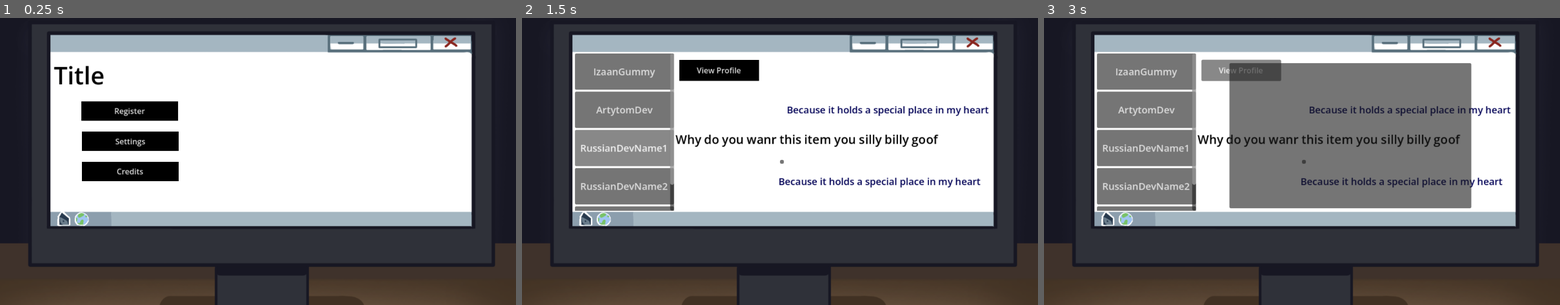
Above: before the commit, frames 1-3 (left to right).
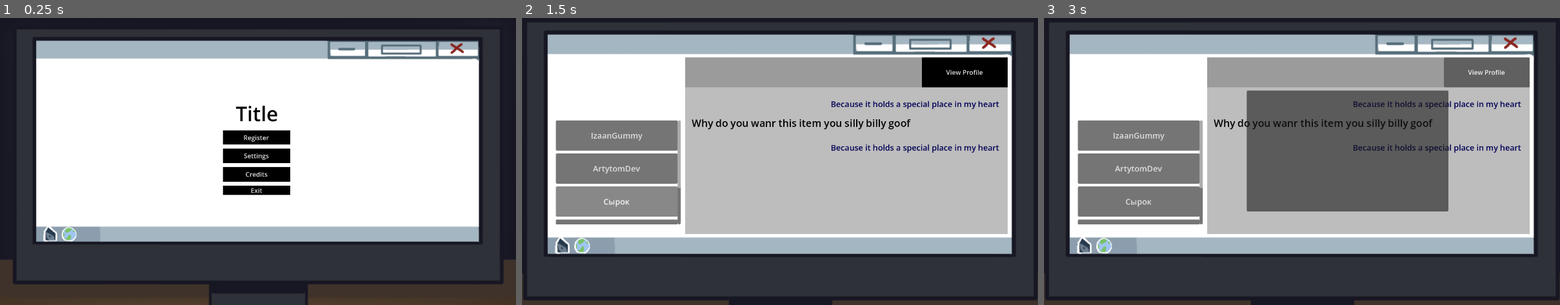
Above: after the commit, the same moments.

Repository: ArtyomDevGames/Brackeys_GJ
Game: Godot game, scene res://Scenes/GameController.tscn
The game is run twice, just before and just after one commit, with the same random seed, the same clock (stepped at 60 frames per second) and the same inputs.
Inputs (mouse positions are in pixels of both pictures, inside the frame that each line leads up to):
- Up to frame 1 (0.25 s): no input
- Up to frame 2 (1.5 s): click "Register" at 0.5 s; click "RussianDevName1" (after the commit: "Сырок") at 1.25 s
- Up to frame 3 (3 s): click (1302, 161) at 2.02 s; click "View Profile" at 2.75 s

The runs differ from the first frame. In frame 1, 32% of the frame differs, in the area x 0-100%, y 2-100%; in frame 2, 71%, in the area x 0-100%, y 1-100%; in frame 3, 69%.

Commit message:
small UI changes

Diff:
--- a/BrackeysGJ/Scenes/Game.tscn
+++ b/BrackeysGJ/Scenes/Game.tscn
@@ -24,23 +24,32 @@
 
 [node name="Node2D" type="Node2D" unique_id=511173139]
 
+[node name="Tv" type="Sprite2D" parent="." unique_id=1286693422]
+position = Vector2(631, 404.5)
+scale = Vector2(1.3222221, 1.3763888)
+texture = ExtResource("1_iukft")
+
 [node name="ScrollContainer" type="ScrollContainer" parent="." unique_id=2110517705]
 z_index = 1
 custom_minimum_size = Vector2(100, 100)
-offset_left = -424.0
-offset_top = -220.0
-offset_right = -219.0
-offset_bottom = 105.0
+offset_left = 84.0
+offset_top = 262.0
+offset_right = 394.0
+offset_bottom = 520.0
 theme = SubResource("Theme_kldst")
 tile_scroll_hint = true
+metadata/_edit_group_ = true
 
 [node name="VBoxContainer" type="VBoxContainer" parent="ScrollContainer" unique_id=527703607]
 custom_minimum_size = Vector2(205, 325)
 layout_mode = 2
+size_flags_horizontal = 3
+theme_override_constants/separation = 7
 
 [node name="ChatButton" type="Button" parent="ScrollContainer/VBoxContainer" unique_id=74183547]
 custom_minimum_size = Vector2(190, 75)
 layout_mode = 2
+size_flags_vertical = 3
 theme_override_font_sizes/font_size = 20
 text = "IzaanGummy"
 script = ExtResource("1_gl6un")
@@ -49,6 +58,7 @@
 [node name="ChatButton2" type="Button" parent="ScrollContainer/VBoxContainer" unique_id=1432967431]
 custom_minimum_size = Vector2(190, 75)
 layout_mode = 2
+size_flags_vertical = 3
 theme_override_font_sizes/font_size = 20
 text = "ArtytomDev"
 script = ExtResource("1_gl6un")
@@ -57,14 +67,16 @@
 [node name="ChatButton3" type="Button" parent="ScrollContainer/VBoxContainer" unique_id=1418051438]
 custom_minimum_size = Vector2(190, 75)
 layout_mode = 2
+size_flags_vertical = 3
 theme_override_font_sizes/font_size = 20
-text = "RussianDevName1"
+text = "Сырок"
 script = ExtResource("1_gl6un")
 metadata/_custom_type_script = "uid://creufwa7kwovd"
 
 [node name="ChatButton4" type="Button" parent="ScrollContainer/VBoxContainer" unique_id=2110943503]
 custom_minimum_size = Vector2(190, 75)
 layout_mode = 2
+size_flags_vertical = 3
 theme_override_font_sizes/font_size = 20
 text = "RussianDevName2"
 script = ExtResource("1_gl6un")
@@ -73,33 +85,44 @@
 [node name="ChatButton5" type="Button" parent="ScrollContainer/VBoxContainer" unique_id=1798381135]
 custom_minimum_size = Vector2(190, 75)
 layout_mode = 2
+size_flags_vertical = 3
 theme_override_font_sizes/font_size = 20
 text = "ButterCpMagicFairy"
 script = ExtResource("1_gl6un")
 metadata/_custom_type_script = "uid://creufwa7kwovd"
 
-[node name="Tv" type="Sprite2D" parent="." unique_id=2006911593]
-texture = ExtResource("1_iukft")
-
-[node name="Sprite2D" type="Sprite2D" parent="Tv" unique_id=1442165323]
-
 [node name="Chat" type="Control" parent="." unique_id=552508169]
 layout_mode = 3
 anchors_preset = 0
+offset_left = 653.0
+offset_top = 388.0
+offset_right = 653.0
+offset_bottom = 388.0
 script = ExtResource("3_j5yw3")
 
-[node name="Profile" type="Button" parent="Chat" unique_id=870379780]
+[node name="ColorRect2" type="ColorRect" parent="Chat" unique_id=278071537]
 layout_mode = 0
-offset_right = 8.0
-offset_bottom = 8.0
+offset_left = -248.0
+offset_top = -227.0
+offset_right = 552.0
+offset_bottom = 156.0
+color = Color(0.74138474, 0.7413847, 0.74138457, 1)
+
+[node name="ColorRect" type="ColorRect" parent="Chat" unique_id=947163552]
+layout_mode = 0
+offset_left = -248.0
+offset_top = -282.0
+offset_right = 552.0
+offset_bottom = -208.0
+color = Color(0.6066255, 0.6066259, 0.6066258, 1)
 
 [node name="Response2" type="Label" parent="Chat" unique_id=1073725296]
 custom_maximum_size = Vector2(606, 93)
 layout_mode = 0
-offset_left = -186.0
-offset_top = 30.0
-offset_right = 420.0
-offset_bottom = 123.0
+offset_left = -70.0
+offset_top = -73.0
+offset_right = 536.0
+offset_bottom = 20.0
 theme_override_styles/normal = SubResource("StyleBoxFlat_c1wol")
 text = "Because it holds a special place in my heart "
 label_settings = SubResource("LabelSettings_gl6un")
@@ -109,10 +132,10 @@
 [node name="Question" type="Label" parent="Chat" unique_id=1708546756]
 custom_maximum_size = Vector2(634, 634)
 layout_mode = 0
-offset_left = -216.0
-offset_top = -60.0
-offset_right = 418.0
-offset_bottom = 33.0
+offset_left = -232.0
+offset_top = -137.0
+offset_right = 402.0
+offset_bottom = -44.0
 theme_override_styles/normal = SubResource("StyleBoxFlat_c1wol")
 text = "Why do you wanr this item you silly billy goof"
 label_settings = SubResource("LabelSettings_a5uwv")
@@ -121,10 +144,10 @@
 [node name="Response" type="Label" parent="Chat" unique_id=2031616031]
 custom_maximum_size = Vector2(606, 93)
 layout_mode = 0
-offset_left = -169.0
-offset_top = -118.0
-offset_right = 437.0
-offset_bottom = -25.0
+offset_left = -70.0
+offset_top = -181.0
+offset_right = 536.0
+offset_bottom = -88.0
 theme_override_styles/normal = SubResource("StyleBoxFlat_c1wol")
 text = "Because it holds a special place in my heart "
 label_settings = SubResource("LabelSettings_gl6un")
@@ -133,10 +156,10 @@
 
 [node name="Button" type="Button" parent="Chat" unique_id=1505871278 node_paths=PackedStringArray("ProfileParent")]
 layout_mode = 0
-offset_left = -208.0
-offset_top = -207.0
-offset_right = -43.0
-offset_bottom = -163.0
+offset_left = 339.0
+offset_top = -282.0
+offset_right = 552.0
+offset_bottom = -208.0
 theme_override_styles/normal = SubResource("StyleBoxFlat_gl6un")
 text = "View Profile"
 script = ExtResource("4_b2bpf")
--- a/BrackeysGJ/Scenes/GameController.tscn
+++ b/BrackeysGJ/Scenes/GameController.tscn
@@ -12,9 +12,12 @@
 metadata/_custom_type_script = "uid://c7sylbw24vlyb"
 
 [node name="Tv" type="Sprite2D" parent="." unique_id=2087161727]
+position = Vector2(631.00006, 390)
+scale = Vector2(1.261111, 1.2611111)
 texture = ExtResource("2_liseb")
 
 [node name="Camera2D" type="Camera2D" parent="." unique_id=1630387930]
+enabled = false
 zoom = Vector2(1.2, 1.2)
 
 [node name="Node2D" type="Node2D" parent="." unique_id=1718516590]
--- a/BrackeysGJ/Scenes/MainMenu.tscn
+++ b/BrackeysGJ/Scenes/MainMenu.tscn
@@ -9,49 +9,60 @@
 [sub_resource type="StyleBoxFlat" id="StyleBoxFlat_liseb"]
 bg_color = Color(0, 0, 0, 1)
 
+[sub_resource type="StyleBoxFlat" id="StyleBoxFlat_tt5f1"]
+bg_color = Color(0, 0, 0, 1)
+
 [node name="Node2D" type="Node2D" unique_id=237303508]
 
 [node name="Label" type="Label" parent="." unique_id=1442811919]
 z_index = 1
-offset_left = -422.0
-offset_top = -210.0
-offset_right = -317.0
-offset_bottom = -141.0
+offset_left = 585.0
+offset_top = 210.0
+offset_right = 690.0
+offset_bottom = 279.0
 theme_override_colors/font_color = Color(0, 0, 0, 1)
 text = "Title"
 label_settings = SubResource("LabelSettings_i8h6y")
 
-[node name="SceneChangeButton" type="Button" parent="." unique_id=180379087]
+[node name="VBoxContainer" type="VBoxContainer" parent="." unique_id=893300511]
+offset_left = 553.0
+offset_top = 287.0
+offset_right = 720.0
+offset_bottom = 447.0
+theme_override_constants/separation = 10
+
+[node name="SceneChangeButton" type="Button" parent="VBoxContainer" unique_id=180379087]
 z_index = 1
-offset_left = -365.0
-offset_top = -121.0
-offset_right = -165.0
-offset_bottom = -81.0
+layout_mode = 2
+size_flags_vertical = 3
 theme_override_styles/normal = SubResource("StyleBoxFlat_liseb")
 text = "Register"
 script = ExtResource("1_eiy7p")
 SceneToChange = "uid://2c032g0mg02o"
 metadata/_custom_type_script = "uid://bgiyog4flos6j"
 
-[node name="SceneChangeButton2" type="Button" parent="." unique_id=639879136]
+[node name="SceneChangeButton2" type="Button" parent="VBoxContainer" unique_id=639879136]
 z_index = 1
-offset_left = -364.0
-offset_top = -58.0
-offset_right = -164.0
-offset_bottom = -18.0
+layout_mode = 2
+size_flags_vertical = 3
 theme_override_styles/normal = SubResource("StyleBoxFlat_liseb")
 text = "Settings"
 script = ExtResource("1_eiy7p")
 metadata/_custom_type_script = "uid://bgiyog4flos6j"
 
-[node name="SceneChangeButton3" type="Button" parent="." unique_id=545392890]
+[node name="SceneChangeButton3" type="Button" parent="VBoxContainer" unique_id=545392890]
 z_index = 1
-offset_left = -364.0
-offset_top = 4.0
-offset_right = -164.0
-offset_bottom = 44.0
+layout_mode = 2
+size_flags_vertical = 3
 theme_override_styles/normal = SubResource("StyleBoxFlat_liseb")
 text = "Credits"
 script = ExtResource("1_eiy7p")
 SceneToChange = "uid://cnd52rw2iq230"
 metadata/_custom_type_script = "uid://bgiyog4flos6j"
+
+[node name="SceneChangeButton4" type="Button" parent="VBoxContainer" unique_id=1345291532]
+layout_mode = 2
+theme_override_styles/normal = SubResource("StyleBoxFlat_tt5f1")
+text = "Exit"
+script = ExtResource("1_eiy7p")
+metadata/_custom_type_script = "uid://bgiyog4flos6j"
Binary file added: BrackeysGJ/Assets/Art/UI/Monitor.png
Not shown, added: BrackeysGJ/Assets/Art/UI/Monitor.png.import
